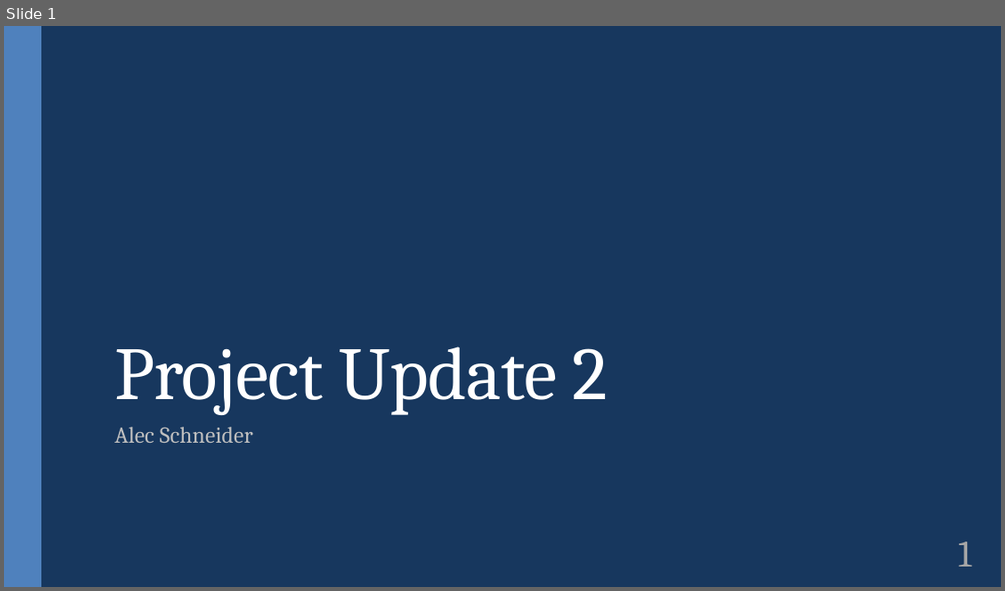
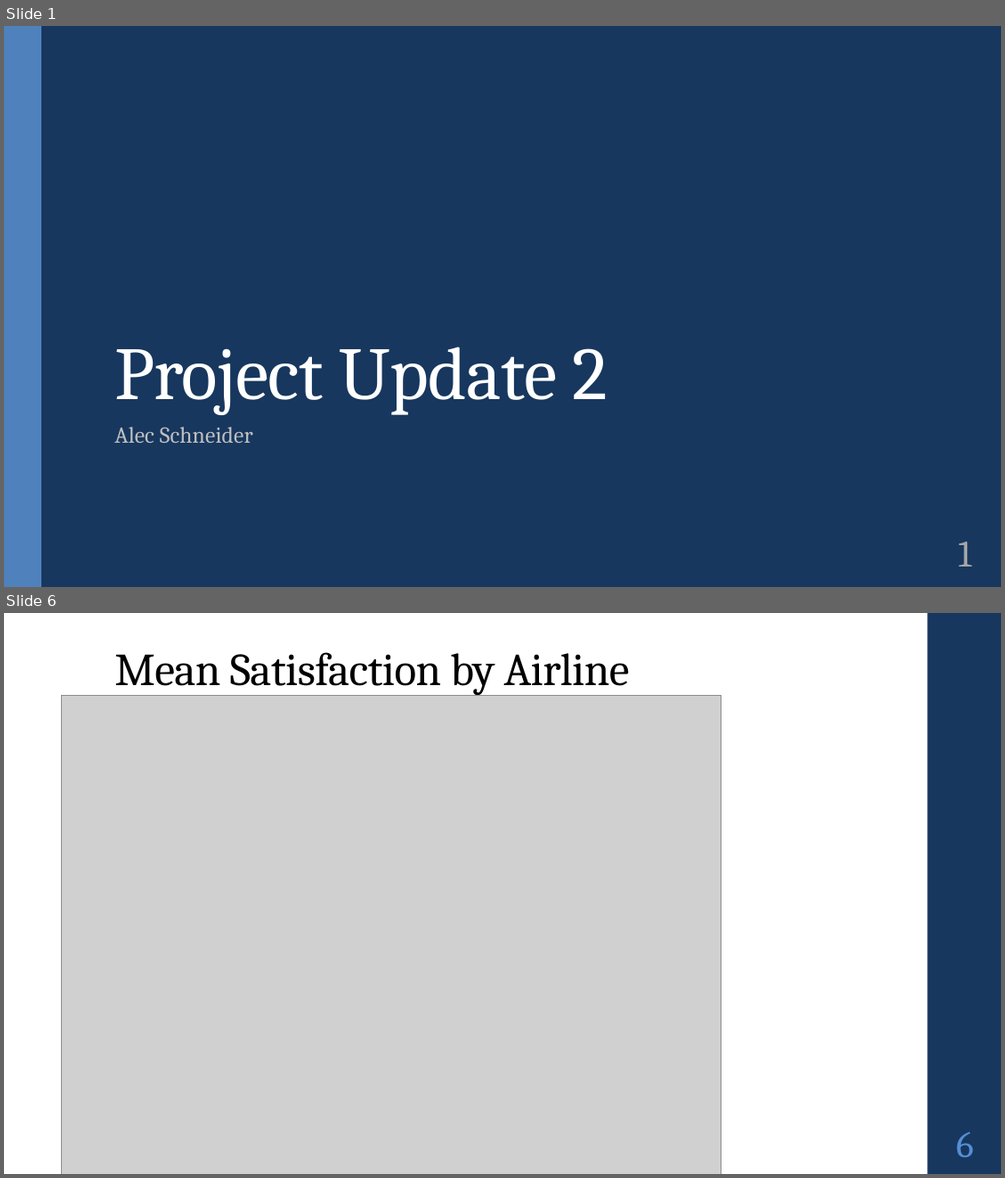
Before and after one commit to Alec-Schneider/FlightSurveyProject, a slide deck: Alec_Schneider_Project 2.pptx. Shown one above the other, each under a label of ours: slide 1 before the commit, slides 1 and 6 after it; the slides between them are not shown. The pictures are 1005x591 and 1005x1178 pixels, drawn with LibreOffice and Linux fonts; fonts in the diff are those of the drawing; grey boxes stand for pictures. Boxes give left, top, right and bottom in pixels: in the first picture for what was removed or moved away, otherwise in the second. Text is boxed around its words. In the diff, an @@ line names an element or a change of style, - is before the commit and + after.

```diff
--- a/Alec_Schneider_Project 2.pptx
+++ b/Alec_Schneider_Project 2.pptx
@@ slide 6 added at <box>4,613,1001,1174</box>, background #FFFFFF @@
@@ rectangle added at <box>928,613,1001,1174</box>, fill #17375E @@
@@ title added at <box>114,652,630,695</box>, 44 pt, text #000000 @@
+Mean Satisfaction by Airline
@@ picture added at <box>61,695,720,1174</box> @@
@@ page number added at <box>956,1132,974,1157</box>, 36 pt, text #558ED5 @@
+6
```
Also in this commit, not shown: 4 slides changed, 2 other slides added, 8 other files.
